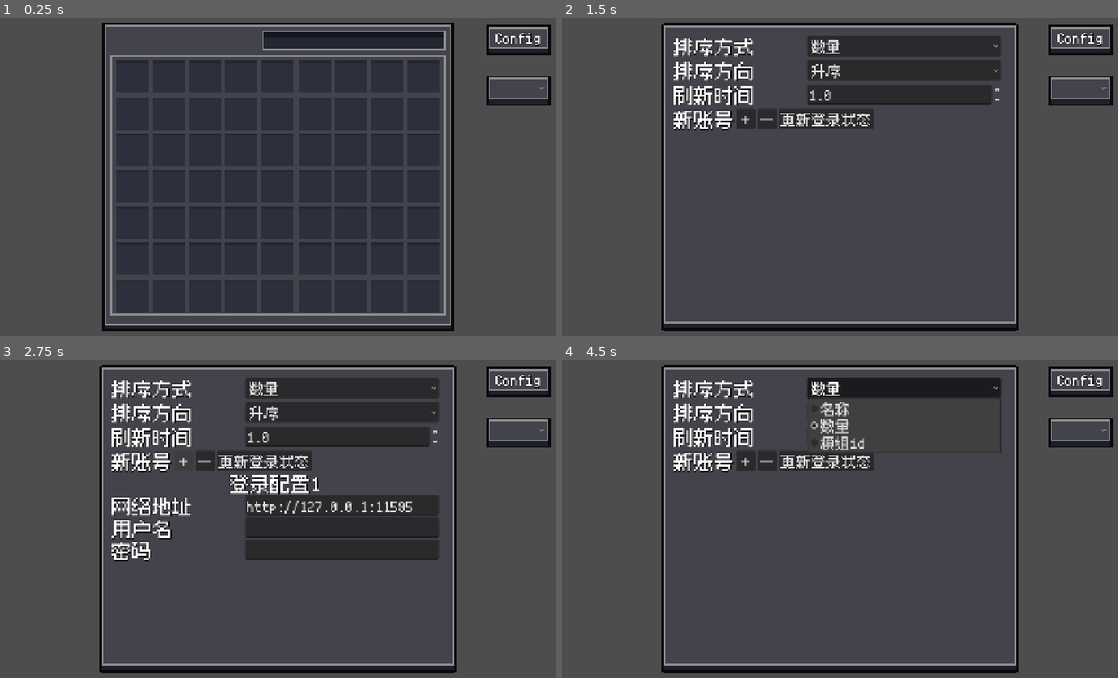
Above: before the commit, frames 1-4 (two rows, left to right).
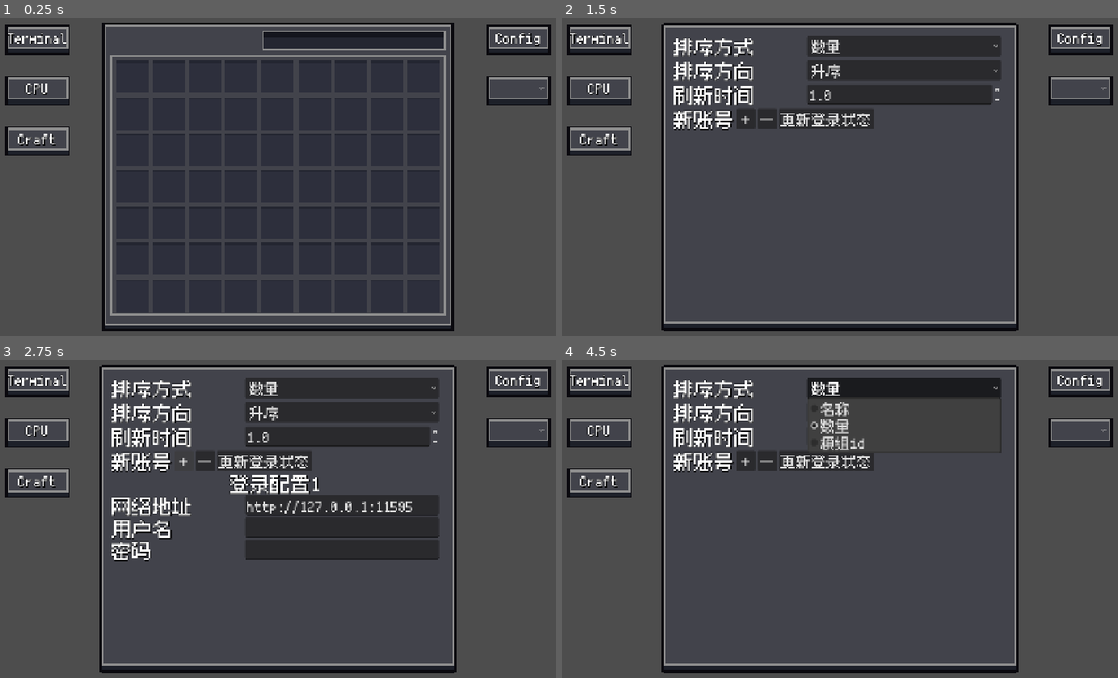
Above: after the commit, the same moments.

Repository: ZhangDaing/ae2online
Game: Godot game, scene res://tscn/main.tscn
The game is run twice, just before and just after one commit, with the same random seed, the same clock (stepped at 60 frames per second) and the same inputs.
Inputs (mouse positions are in pixels of both pictures, inside the frame that each line leads up to):
- Up to frame 1 (0.25 s): no input
- Up to frame 2 (1.5 s): click (917, 40) at 0.52 s; type "12" at 0.6 s; click (1079, 40) at 1.25 s
- Up to frame 3 (2.75 s): click "＋" at 2 s
- Up to frame 4 (4.5 s): click (906, 528) at 2.77 s; type "12" at 2.85 s; click (906, 550) at 3 s; type "12" at 3.08 s; click "—" at 3.5 s; click "数量" at 4.25 s

The runs differ from the first frame. In frame 1, 1.9% of the frame differs, in the area x 0-13%, y 2-44%; in frame 2, 1.9%; in frame 3, 1.9%; in frame 4, 1.9%.

Commit message:
完成了cpu状态的监控

Diff:
--- /dev/null
+++ b/godot/gd/cpu.gd
@@ -0,0 +1,78 @@
+extends Control
+
+#---------------------------------------------------
+@onready var name_label = $VBox/HBox/Name
+@onready var job_label = $VBox/HBox/JobName
+@onready var time_label = $VBox/HBox/Time
+@onready var progress_bar = $VBox/ProgressBar
+
+var cpu_data: Dictionary = {}
+#---------------------------------------------------
+# ready函数
+func _ready() -> void:
+	# 如果有数据，则更新显示
+	if not cpu_data.is_empty():
+		set_data(cpu_data)
+
+#---------------------------------------------------
+# 设置CPU数据
+func set_data(data: Dictionary) -> void:
+	cpu_data = data
+	if is_node_ready():
+		_refresh_display()
+
+func update_data(data: Dictionary) -> void:
+	cpu_data = data
+	if is_node_ready():
+		_refresh_display()
+
+func _refresh_display() -> void:
+	var cpu_name = cpu_data.get("name")
+	if cpu_name == null:
+		cpu_name = "CPU"
+	name_label.text = cpu_name
+	var job = cpu_data.get("job")
+	if cpu_data.get("busy", false) and job != null:
+		job_label.text = "%s x%d" % [
+			job.get("what", ""), int(job.get("amount", 0))]
+		time_label.text = _format_time(job.get("elapsedTimeNanos", 0))
+		var amount: int = maxi(int(job.get("amount", 0)), 1)
+		progress_bar.max_value = amount
+		progress_bar.value = int(job.get("progress", 0) )
+	else:
+		job_label.text = "空闲"
+		time_label.text = ""
+		progress_bar.value = 0
+
+#---------------------------------------------------
+# tooltip显示
+func _on_mouse_entered() -> void:
+	EventBus.tooltip_on.emit("%s\n并行*%d" % [
+		_format_bytes(cpu_data.get("storage", 0)),int(cpu_data.get("coProcessors", 0))
+	])
+
+func _on_mouse_exited() -> void:
+	EventBus.tooltip_off.emit()
+
+#---------------------------------------------------
+@warning_ignore_start("narrowing_conversion")
+@warning_ignore_start("integer_division")
+# 格式化时间
+func _format_time(nanos) -> String:
+	var total_seconds:int = int(nanos) / 1_000_000_000.0
+	var hours:int = total_seconds / 3600
+	var minutes:int = (total_seconds % 3600) / 60
+	var seconds:int = total_seconds % 60
+	return "%02d:%02d:%02d" % [hours, minutes, seconds]
+
+# 格式化字节
+func _format_bytes(value) -> String:
+	var b = float(value)
+	if b >= 1048576.0:
+		return "%.1fMB" % (b / 1048576.0)
+	if b >= 1024.0:
+		return "%.0fKB" % (b / 1024.0)
+	return "%dB" % int(b)
+
+@warning_ignore_restore("narrowing_conversion")
+@warning_ignore_restore("integer_division")
--- a/godot/gd/item.gd
+++ b/godot/gd/item.gd
@@ -18,13 +18,13 @@
 func set_data(data: Dictionary) -> void:
 	card_data = data
 	if is_node_ready():
-		count_label.text = "%d" % card_data.get("count", 0)
+		count_label.text = _format_number(card_data.get("count", 0))
 		load_cover()
 
 func update_data(data: Dictionary) -> void:
 	card_data = data
 	if is_node_ready():
-		count_label.text = "%d" % card_data.get("count", 0)
+		count_label.text = _format_number(card_data.get("count", 0))
 
 # 加载图标
 func load_cover() -> void:
@@ -75,3 +75,14 @@
 
 func _on_mouse_exited() -> void:
 	EventBus.tooltip_off.emit()
+
+#---------------------------------------------------
+# 格式化数字
+func _format_number(num: int) -> String:
+	if num >= 1000000000:
+		return "%0.1fG" % (num / (1000000000.0))
+	if num >= 1000000:
+		return "%0.1fM" % (num / (1000000.0))
+	if num >= 1000:
+		return "%0.1fK" % (num / (1000.0))
+	return "%d" % num
--- a/godot/gd/main.gd
+++ b/godot/gd/main.gd
@@ -3,6 +3,8 @@
 #---------------------------------------------------
 @onready var terminal = $Terminal
 @onready var terminal_choose = $TerminalChoose
+@onready var terminal_cpus = $TerminalCPUs
+@onready var terminal_craft = $TerminalCraft
 
 var terminals:Dictionary = {}
 
@@ -22,3 +24,4 @@
 		return
 	var t = terminals[index]
 	terminal.on_login_succeeded(t["url"], t["token"])
+	terminal_cpus.on_login_succeeded(t["url"], t["token"])
--- /dev/null
+++ b/godot/gd/mode_choose.gd
@@ -0,0 +1,18 @@
+extends Control
+
+@onready var modes: Array = [
+	$"../Terminal",
+	$"../TerminalCPUs",
+	$"../TerminalCraft"
+]
+
+func set_mode(mode: int) -> void:
+	for i in range(modes.size()):
+		modes[i].visible = (i == mode)
+
+func _on_button1_pressed() -> void:
+	set_mode(0)
+func _on_button2_pressed() -> void:
+	set_mode(1)
+func _on_button3_pressed() -> void:
+	set_mode(2)
--- a/godot/gd/terminal.gd
+++ b/godot/gd/terminal.gd
@@ -120,11 +120,8 @@
 
 	_apply_search_filter() # 应用检索过滤
 
-func _refresh() -> void:
+func _on_reflash_timeout() -> void:
 	request_data()
-
-func _on_reflash_timeout() -> void:
-	_refresh()
 
 #---------------------------------------------------
 # 检索功能
@@ -222,4 +219,4 @@
 	_url = url
 	_token = token
 	connected = true
-	_refresh()
+	request_data()
--- /dev/null
+++ b/godot/gd/terminal_cpus.gd
@@ -0,0 +1,85 @@
+extends Control
+
+#---------------------------------------------------
+@onready var http_request = $HTTPRequest
+@onready var cpu_container = $Background/ScrollContainer/CPUContainer
+@onready var reflash_timer = $ReflashTimer
+
+const CPU_SCENCE = preload("res://tscn/cpu.tscn")
+
+var _url = ""
+var _token: Dictionary = {}
+var connected = false
+var requesting = false
+
+var cpu_cache: Dictionary = {}
+#---------------------------------------------------
+# ready函数
+func _ready() -> void:
+	EventBus.reflash_time_config_changed.connect(apply_reflash_time_config)
+
+#---------------------------------------------------
+func on_login_succeeded(url: String, token: Dictionary) -> void:
+	_url = url
+	_token = token
+	connected = true
+	request_data()
+
+func apply_reflash_time_config(time: float) -> void:
+	reflash_timer.wait_time = time
+
+func _on_reflash_timeout() -> void:
+	request_data()
+#---------------------------------------------------
+# 请求cpu状态
+func request_data() -> void:
+	if requesting or not connected:
+		return
+	requesting = true
+	var url = _url + "/cpu"
+	var error = http_request.request(url,
+		[ "Authorization: Bearer " + _token.get("token", "") ],
+		HTTPClient.METHOD_GET)
+	if error != OK:
+		requesting = false
+		print("CPU状态请求失败")
+
+# 请求完成回调
+func _on_request_completed(
+	result: int,
+	response_code: int,
+	_headers: PackedStringArray,
+	body: PackedByteArray
+) -> void:
+	requesting = false
+	if result != HTTPRequest.RESULT_SUCCESS:
+		print("网络错误")
+		return
+	var data = JSON.parse_string(body.get_string_from_utf8())
+	if response_code != 200:
+		print("请求失败，状态码: ", response_code)
+		return
+	refresh_cpus(data.get("cpus", []))
+#---------------------------------------------------
+# 刷新cpu状态
+func refresh_cpus(cpus: Array) -> void:
+	# 记录仍然存在的cpu卡片
+	var keep_cards: Dictionary = {}
+
+	# 遍历生成新的cpu卡片
+	for cpu in cpus:
+		var cpu_name = cpu.get("name", "")
+		keep_cards[cpu_name] = true
+		if cpu_name in cpu_cache:
+			cpu_cache[cpu_name].update_data(cpu)
+		else:
+			var cpu_card = CPU_SCENCE.instantiate()
+			cpu_card.set_data(cpu)
+			cpu_container.add_child(cpu_card)
+			cpu_cache[cpu_name] = cpu_card
+
+	# 移除不再存在的cpu卡片
+	for cpu_name in cpu_cache:
+		if not keep_cards.has(cpu_name):
+			cpu_cache[cpu_name].queue_free()
+			cpu_cache.erase(cpu_name)
--- /dev/null
+++ b/godot/gd/terminal_craft.gd
@@ -0,0 +1,5 @@
+extends Control
+
+
+func on_login_succeeded(url: String, token: Dictionary) -> void:
+	pass
--- a/godot/tscn/Terminal.tscn
+++ b/godot/tscn/Terminal.tscn
@@ -39,7 +39,6 @@
 offset_bottom = 305.5
 grow_horizontal = 2
 grow_vertical = 2
-theme = ExtResource("1_pfb6l")
 theme_type_variation = &"Background"
 
 [node name="VBox" type="VBoxContainer" parent="Background" unique_id=1058886471]
--- /dev/null
+++ b/godot/tscn/cpu.tscn
@@ -0,0 +1,98 @@
+[gd_scene format=3 uid="uid://c3hlcxqvklku5"]
+
+[ext_resource type="Theme" uid="uid://dl817wlk6v10n" path="res://assest/Dark/Dark_theme.tres" id="1_iylxb"]
+[ext_resource type="Script" uid="uid://cj171rhajni7m" path="res://gd/cpu.gd" id="2_trepi"]
+
+[sub_resource type="StyleBoxFlat" id="StyleBoxFlat_cmxhr"]
+bg_color = Color(0, 1, 0.47058824, 1)
+
+[sub_resource type="Theme" id="Theme_4nm8t"]
+ProgressBar/styles/fill = SubResource("StyleBoxFlat_cmxhr")
+
+[node name="cpu" type="Control" unique_id=1375270440]
+custom_minimum_size = Vector2(664, 60)
+custom_maximum_size = Vector2(664, 60)
+layout_mode = 3
+anchors_preset = 0
+theme = ExtResource("1_iylxb")
+script = ExtResource("2_trepi")
+
+[node name="Panel" type="Panel" parent="." unique_id=503117597]
+layout_mode = 1
+anchors_preset = 15
+anchor_right = 1.0
+anchor_bottom = 1.0
+grow_horizontal = 2
+grow_vertical = 2
+mouse_filter = 2
+theme_type_variation = &"BackgroundPanel"
+
+[node name="VBox" type="VBoxContainer" parent="." unique_id=1397955432]
+layout_mode = 1
+anchors_preset = 15
+anchor_right = 1.0
+anchor_bottom = 1.0
+offset_left = 4.0
+offset_top = 4.0
+offset_right = -4.0
+offset_bottom = -4.0
+grow_horizontal = 2
+grow_vertical = 2
+mouse_filter = 2
+theme_override_constants/separation = 0
+
+[node name="ProgressBar" type="ProgressBar" parent="VBox" unique_id=1949017303]
+custom_minimum_size = Vector2(0, 8)
+custom_maximum_size = Vector2(-1, 8)
+layout_mode = 2
+mouse_filter = 2
+theme = SubResource("Theme_4nm8t")
+show_percentage = false
+
+[node name="HBox" type="Control" parent="VBox" unique_id=2037136553]
+custom_minimum_size = Vector2(0, 44)
+layout_mode = 2
+mouse_filter = 2
+
+[node name="Name" type="Label" parent="VBox/HBox" unique_id=1234169946]
+layout_mode = 1
+anchors_preset = 4
+anchor_top = 0.5
+anchor_bottom = 0.5
+offset_top = -15.0
+offset_right = 60.0
+offset_bottom = 15.0
+grow_vertical = 2
+text = "cpu1"
+
+[node name="JobName" type="Label" parent="VBox/HBox" unique_id=1095669804]
+layout_mode = 1
+anchors_preset = 8
+anchor_left = 0.5
+anchor_top = 0.5
+anchor_right = 0.5
+anchor_bottom = 0.5
+offset_left = -52.5
+offset_top = -15.0
+offset_right = 52.5
+offset_bottom = 15.0
+grow_horizontal = 2
+grow_vertical = 2
+text = "铁锭x41"
+
+[node name="Time" type="Label" parent="VBox/HBox" unique_id=1381445273]
+layout_mode = 1
+anchors_preset = 6
+anchor_left = 1.0
+anchor_top = 0.5
+anchor_right = 1.0
+anchor_bottom = 0.5
+offset_left = -120.0
+offset_top = -15.0
+offset_bottom = 15.0
+grow_horizontal = 0
+grow_vertical = 2
+text = "00:00:21"
+
+[connection signal="mouse_entered" from="." to="." method="_on_mouse_entered"]
+[connection signal="mouse_exited" from="." to="." method="_on_mouse_exited"]
--- a/godot/tscn/item.tscn
+++ b/godot/tscn/item.tscn
@@ -16,6 +16,7 @@
 offset_right = 32.0
 offset_bottom = 32.0
 scale = Vector2(2, 2)
+mouse_filter = 2
 
 [node name="CountLabel" type="Label" parent="." unique_id=306856666]
 layout_mode = 1
@@ -24,12 +25,15 @@
 anchor_top = 1.0
 anchor_right = 1.0
 anchor_bottom = 1.0
-offset_left = -40.0
-offset_top = -20.0
+offset_left = -26.0
+offset_top = -16.0
+offset_right = 4.0
+offset_bottom = 4.0
 grow_horizontal = 0
 grow_vertical = 0
 offset_transform_enabled = true
 offset_transform_position = Vector2(-4, -4)
+offset_transform_scale = Vector2(0.8, 0.8)
 theme_override_font_sizes/font_size = 20
 horizontal_alignment = 2
 vertical_alignment = 2
--- a/godot/tscn/main.tscn
+++ b/godot/tscn/main.tscn
@@ -3,9 +3,12 @@
 [ext_resource type="Theme" uid="uid://dl817wlk6v10n" path="res://assest/Dark/Dark_theme.tres" id="1_a7rub"]
 [ext_resource type="Script" uid="uid://6068q0ki2m0o" path="res://gd/main.gd" id="1_xnj7t"]
 [ext_resource type="PackedScene" uid="uid://dijq77w82dvuc" path="res://tscn/Terminal.tscn" id="2_qtm2r"]
+[ext_resource type="PackedScene" uid="uid://45s5sawws5b" path="res://tscn/mode_choose.tscn" id="4_ap273"]
 [ext_resource type="PackedScene" uid="uid://dq24uemkvadvy" path="res://tscn/config.tscn" id="4_g6ans"]
 [ext_resource type="PackedScene" uid="uid://btclfmyaj1gvc" path="res://tscn/tooltip.tscn" id="5_g6ans"]
+[ext_resource type="PackedScene" uid="uid://d0wunqvwt5tbx" path="res://tscn/terminal_cpus.tscn" id="6_8d387"]
 [ext_resource type="PackedScene" uid="uid://bkhdon3bagbhc" path="res://tscn/terminal_choose.tscn" id="6_8kplt"]
+[ext_resource type="PackedScene" uid="uid://o5a3xleb0wt8" path="res://tscn/terminal_craft.tscn" id="7_mn4ff"]
 
 [node name="Main" type="Control" unique_id=97592994]
 layout_mode = 3
@@ -19,6 +22,19 @@
 theme = ExtResource("1_a7rub")
 script = ExtResource("1_xnj7t")
 
+[node name="TerminalChoose" parent="." unique_id=799393083 instance=ExtResource("6_8kplt")]
+layout_mode = 1
+
+[node name="ModeChoose" parent="." unique_id=830883217 instance=ExtResource("4_ap273")]
+layout_mode = 0
+anchors_preset = 0
+anchor_left = 0.0
+anchor_top = 0.0
+anchor_right = 0.0
+anchor_bottom = 0.0
+grow_horizontal = 1
+grow_vertical = 1
+
 [node name="Terminal" parent="." unique_id=1086125948 instance=ExtResource("2_qtm2r")]
 layout_mode = 1
 offset_left = -348.0
@@ -27,12 +43,31 @@
 offset_bottom = 305.5
 theme = null
 
+[node name="TerminalCPUs" parent="." unique_id=1031145949 instance=ExtResource("6_8d387")]
+visible = false
+layout_mode = 0
+anchors_preset = 0
+anchor_left = 0.0
+anchor_top = 0.0
+anchor_right = 0.0
+anchor_bottom = 0.0
+grow_horizontal = 1
+grow_vertical = 1
+
+[node name="TerminalCraft" parent="." unique_id=1724061113 instance=ExtResource("7_mn4ff")]
+visible = false
+layout_mode = 0
+anchors_preset = 0
+anchor_left = 0.0
+anchor_top = 0.0
+anchor_right = 0.0
+anchor_bottom = 0.0
+grow_horizontal = 1
+grow_vertical = 1
+
 [node name="Config" parent="." unique_id=1767968710 instance=ExtResource("4_g6ans")]
 layout_mode = 1
 
 [node name="Tooltip" parent="." unique_id=1485918006 instance=ExtResource("5_g6ans")]
 visible = false
 layout_mode = 1
-
-[node name="TerminalChoose" parent="." unique_id=799393083 instance=ExtResource("6_8kplt")]
-layout_mode = 1
--- /dev/null
+++ b/godot/tscn/mode_choose.tscn
@@ -0,0 +1,106 @@
+[gd_scene format=3 uid="uid://45s5sawws5b"]
+
+[ext_resource type="Theme" uid="uid://dl817wlk6v10n" path="res://assest/Dark/Dark_theme.tres" id="1_wjnf3"]
+[ext_resource type="Script" uid="uid://c20bvayfi4n21" path="res://gd/mode_choose.gd" id="2_7lchm"]
+
+[node name="ModeChoose" type="Control" unique_id=830883217]
+layout_mode = 3
+anchors_preset = 8
+anchor_left = 0.5
+anchor_top = 0.5
+anchor_right = 0.5
+anchor_bottom = 0.5
+grow_horizontal = 2
+grow_vertical = 2
+theme = ExtResource("1_wjnf3")
+script = ExtResource("2_7lchm")
+
+[node name="HBoxContainer" type="VBoxContainer" parent="." unique_id=1598065173]
+layout_mode = 0
+offset_left = -540.0
+offset_top = -300.0
+offset_right = -412.0
+offset_bottom = -178.0
+theme_override_constants/separation = 40
+
+[node name="Button1" type="Panel" parent="HBoxContainer" unique_id=492787862]
+custom_minimum_size = Vector2(128, 60)
+layout_mode = 2
+theme_type_variation = &"Background"
+
+[node name="Button" type="Button" parent="HBoxContainer/Button1" unique_id=1453043341]
+layout_mode = 1
+anchors_preset = 15
+anchor_right = 1.0
+anchor_bottom = 1.0
+grow_horizontal = 2
+grow_vertical = 2
+flat = true
+
+[node name="Label" type="Label" parent="HBoxContainer/Button1" unique_id=796204311]
+layout_mode = 1
+anchors_preset = 15
+anchor_right = 1.0
+anchor_bottom = 1.0
+offset_bottom = -9.0
+grow_horizontal = 2
+grow_vertical = 2
+text = "Terminal"
+horizontal_alignment = 1
+vertical_alignment = 1
+
+[node name="Button2" type="Panel" parent="HBoxContainer" unique_id=326546044]
+custom_minimum_size = Vector2(128, 60)
+layout_mode = 2
+theme_type_variation = &"Background"
+
+[node name="Button" type="Button" parent="HBoxContainer/Button2" unique_id=1962714541]
+layout_mode = 1
+anchors_preset = 15
+anchor_right = 1.0
+anchor_bottom = 1.0
+grow_horizontal = 2
+grow_vertical = 2
+flat = true
+
+[node name="Label" type="Label" parent="HBoxContainer/Button2" unique_id=44495226]
+layout_mode = 1
+anchors_preset = 15
+anchor_right = 1.0
+anchor_bottom = 1.0
+offset_bottom = -9.0
+grow_horizontal = 2
+grow_vertical = 2
+text = "CPU"
+horizontal_alignment = 1
+vertical_alignment = 1
+
+[node name="Button3" type="Panel" parent="HBoxContainer" unique_id=329560563]
+custom_minimum_size = Vector2(128, 60)
+layout_mode = 2
+theme_type_variation = &"Background"
+
+[node name="Button" type="Button" parent="HBoxContainer/Button3" unique_id=670223218]
+layout_mode = 1
+anchors_preset = 15
+anchor_right = 1.0
+anchor_bottom = 1.0
+grow_horizontal = 2
+grow_vertical = 2
+flat = true
+
+[node name="Label" type="Label" parent="HBoxContainer/Button3" unique_id=250240164]
+layout_mode = 1
+anchors_preset = 15
+anchor_right = 1.0
+anchor_bottom = 1.0
+offset_bottom = -9.0
+grow_horizontal = 2
+grow_vertical = 2
+text = "Craft"
+horizontal_alignment = 1
+vertical_alignment = 1
+
+[connection signal="pressed" from="HBoxContainer/Button1/Button" to="." method="_on_button1_pressed"]
+[connection signal="pressed" from="HBoxContainer/Button2/Button" to="." method="_on_button2_pressed"]
+[connection signal="pressed" from="HBoxContainer/Button3/Button" to="." method="_on_button3_pressed"]
--- /dev/null
+++ b/godot/tscn/terminal_cpus.tscn
@@ -0,0 +1,56 @@
+[gd_scene format=3 uid="uid://d0wunqvwt5tbx"]
+
+[ext_resource type="Theme" uid="uid://dl817wlk6v10n" path="res://assest/Dark/Dark_theme.tres" id="1_mk6sj"]
+[ext_resource type="Script" uid="uid://cxyfonw3eaox0" path="res://gd/terminal_cpus.gd" id="2_vmen2"]
+
+[node name="TerminalCPUs" type="Control" unique_id=1031145949]
+layout_mode = 3
+anchors_preset = 8
+anchor_left = 0.5
+anchor_top = 0.5
+anchor_right = 0.5
+anchor_bottom = 0.5
+grow_horizontal = 2
+grow_vertical = 2
+theme = ExtResource("1_mk6sj")
+script = ExtResource("2_vmen2")
+
+[node name="Background" type="Panel" parent="." unique_id=2043165766]
+custom_minimum_size = Vector2(696, 611)
+custom_maximum_size = Vector2(696, 611)
+layout_mode = 1
+anchors_preset = 8
+anchor_left = 0.5
+anchor_top = 0.5
+anchor_right = 0.5
+anchor_bottom = 0.5
+offset_left = -348.0
+offset_top = -305.5
+offset_right = 348.0
+offset_bottom = 305.5
+grow_horizontal = 2
+grow_vertical = 2
+theme_type_variation = &"Background"
+
+[node name="ScrollContainer" type="ScrollContainer" parent="Background" unique_id=1400392453]
+layout_mode = 1
+anchors_preset = 15
+anchor_right = 1.0
+anchor_bottom = 1.0
+offset_left = 16.0
+offset_top = 16.0
+offset_right = -16.0
+offset_bottom = -16.0
+grow_horizontal = 2
+grow_vertical = 2
+
+[node name="CPUContainer" type="VBoxContainer" parent="Background/ScrollContainer" unique_id=29597464]
+layout_mode = 2
+
+[node name="HTTPRequest" type="HTTPRequest" parent="." unique_id=561700597]
+
+[node name="ReflashTimer" type="Timer" parent="." unique_id=249831600]
+autostart = true
+
+[connection signal="request_completed" from="HTTPRequest" to="." method="_on_request_completed"]
+[connection signal="timeout" from="ReflashTimer" to="." method="_on_reflash_timeout"]
--- /dev/null
+++ b/godot/tscn/terminal_craft.tscn
@@ -0,0 +1,161 @@
+[gd_scene format=3 uid="uid://o5a3xleb0wt8"]
+
+[ext_resource type="Theme" uid="uid://dl817wlk6v10n" path="res://assest/Dark/Dark_theme.tres" id="1_8casj"]
+[ext_resource type="Script" uid="uid://t4gcifhst1dl" path="res://gd/terminal_craft.gd" id="2_js6gq"]
+[ext_resource type="Script" uid="uid://bid4j17vxylf1" path="res://gd/line_edit.gd" id="2_vsqdq"]
+[ext_resource type="Script" uid="uid://bktawfmgkn8w8" path="res://gd/scroll_container.gd" id="3_js6gq"]
+
+[node name="TerminalCraft" type="Control" unique_id=1724061113]
+layout_mode = 3
+anchors_preset = 8
+anchor_left = 0.5
+anchor_top = 0.5
+anchor_right = 0.5
+anchor_bottom = 0.5
+grow_horizontal = 2
+grow_vertical = 2
+theme = ExtResource("1_8casj")
+script = ExtResource("2_js6gq")
+
+[node name="Background" type="Panel" parent="." unique_id=1607258711]
+custom_minimum_size = Vector2(696, 611)
+custom_maximum_size = Vector2(696, 611)
+layout_mode = 1
+anchors_preset = 8
+anchor_left = 0.5
+anchor_top = 0.5
+anchor_right = 0.5
+anchor_bottom = 0.5
+offset_left = -348.0
+offset_top = -305.5
+offset_right = 348.0
+offset_bottom = 305.5
+grow_horizontal = 2
+grow_vertical = 2
+theme = ExtResource("1_8casj")
+theme_type_variation = &"Background"
+
+[node name="VBox" type="VBoxContainer" parent="Background" unique_id=1441232633]
+layout_mode = 1
+anchors_preset = 8
+anchor_left = 0.5
+anchor_top = 0.5
+anchor_right = 0.5
+anchor_bottom = 0.5
+offset_left = -332.0
+offset_top = -289.5
+offset_right = 332.0
+offset_bottom = 297.5
+grow_horizontal = 2
+grow_vertical = 2
+theme_override_constants/separation = 8
+
+[node name="Search" type="Control" parent="Background/VBox" unique_id=845710080]
+custom_minimum_size = Vector2(364, 40)
+layout_mode = 2
+
+[node name="SearchPanel" type="Panel" parent="Background/VBox/Search" unique_id=695707333]
+custom_minimum_size = Vector2(364, 40)
+custom_maximum_size = Vector2(364, 40)
+layout_mode = 1
+anchors_preset = 6
+anchor_left = 1.0
+anchor_top = 0.5
+anchor_right = 1.0
+anchor_bottom = 0.5
+offset_left = -364.0
+offset_top = -20.0
+offset_bottom = 20.0
+grow_horizontal = 0
+grow_vertical = 2
+size_flags_horizontal = 4
+theme_type_variation = &"BackgroundPanel"
+
+[node name="LineEdit" type="LineEdit" parent="Background/VBox/Search" unique_id=1784241464]
+custom_minimum_size = Vector2(356, 32)
+layout_mode = 1
+anchors_preset = -1
+anchor_left = 1.0
+anchor_top = 0.094000004
+anchor_right = 1.0
+anchor_bottom = 13.628
+offset_left = -360.0
+offset_top = -0.010000229
+offset_right = -4.0
+offset_bottom = -508.87
+grow_horizontal = 0
+grow_vertical = 2
+offset_transform_position = Vector2(128, 0)
+context_menu_enabled = false
+emoji_menu_enabled = false
+flat = true
+script = ExtResource("2_vsqdq")
+
+[node name="Scroll" type="Control" parent="Background/VBox" unique_id=1047074154]
+custom_minimum_size = Vector2(664, 516)
+layout_mode = 2
+size_flags_horizontal = 4
+size_flags_vertical = 4
+
+[node name="ScrollPanel" type="Panel" parent="Background/VBox/Scroll" unique_id=799923015]
+custom_minimum_size = Vector2(664, 516)
+custom_maximum_size = Vector2(664, 516)
+layout_mode = 1
+anchors_preset = 8
+anchor_left = 0.5
+anchor_top = 0.5
+anchor_right = 0.5
+anchor_bottom = 0.5
+offset_left = -332.0
+offset_top = -250.0
+offset_right = 332.0
+offset_bottom = 250.0
+grow_horizontal = 2
+grow_vertical = 2
+size_flags_horizontal = 4
+theme_type_variation = &"BackgroundPanel"
+
+[node name="ScrollContainer" type="ScrollContainer" parent="Background/VBox/Scroll" unique_id=953558553]
+custom_minimum_size = Vector2(656, 508)
+custom_maximum_size = Vector2(656, -1)
+layout_mode = 1
+anchors_preset = -1
+anchor_left = 0.006
+anchor_top = 0.008
+anchor_right = 0.994
+anchor_bottom = 0.99200004
+offset_left = 0.016000032
+offset_top = 7.8719997
+offset_right = -0.015991211
+offset_bottom = -7.8720093
+grow_horizontal = 2
+grow_vertical = 2
+size_flags_horizontal = 4
+size_flags_vertical = 3
+size_flags_stretch_ratio = 0.0
+theme_type_variation = &"Scroll"
+horizontal_scroll_mode = 0
+vertical_scroll_mode = 3
+script = ExtResource("3_js6gq")
+
+[node name="Margin" type="MarginContainer" parent="Background/VBox/Scroll/ScrollContainer" unique_id=1708026553]
+layout_mode = 2
+theme_override_constants/margin_bottom = 12
+
+[node name="ItemContainer" type="GridContainer" parent="Background/VBox/Scroll/ScrollContainer/Margin" unique_id=1420090249]
+layout_mode = 2
+size_flags_horizontal = 3
+size_flags_vertical = 3
+offset_transform_enabled = true
+offset_transform_position = Vector2(8, 8)
+theme_override_constants/h_separation = 8
+theme_override_constants/v_separation = 8
+columns = 9
+
+[node name="HTTPRequest" type="HTTPRequest" parent="." unique_id=1586625332]
+
+[node name="ReflashTimer" type="Timer" parent="." unique_id=601755379]
+autostart = true
+
+[connection signal="gui_input" from="Background/VBox/Search/LineEdit" to="Background/VBox/Search/LineEdit" method="_on_gui_input"]
+[connection signal="gui_input" from="Background/VBox/Scroll/ScrollContainer" to="Background/VBox/Scroll/ScrollContainer" method="_on_gui_input"]
Not shown, added: godot/gd/cpu.gd.uid
Not shown, added: godot/gd/mode_choose.gd.uid
Not shown, added: godot/gd/terminal_cpus.gd.uid
Not shown, added: godot/gd/terminal_craft.gd.uid
Not shown, changed: src/main/java/com/zhangdaing/ae2online/web/WebServer.java
